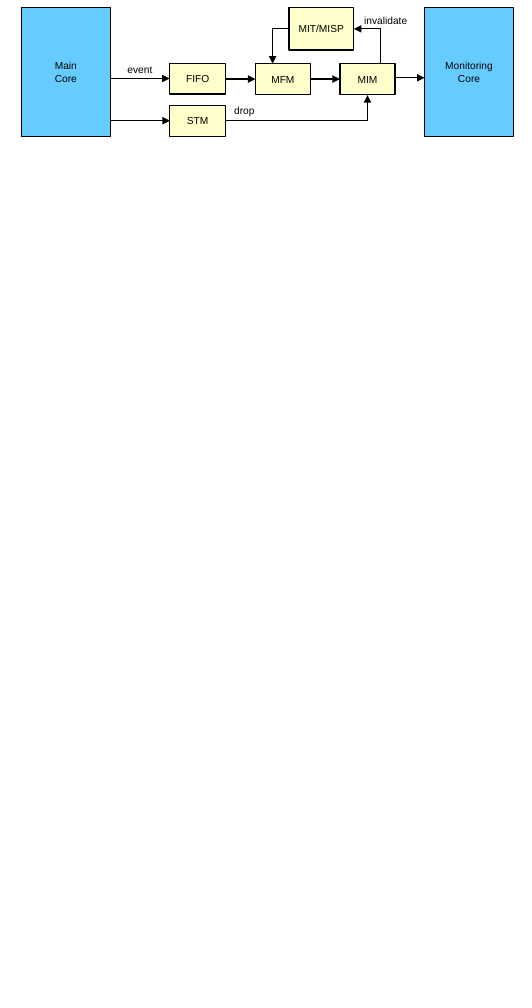
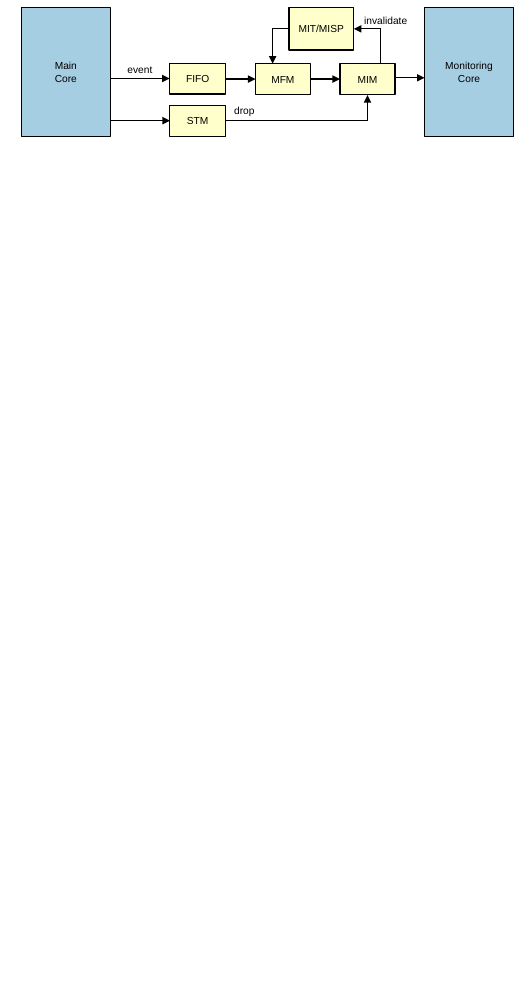
Before and after one commit to dl575/lo_thesis, a slide deck: slide 6 of monitoring_hard_drop/figs_src/diagrams-wide.pptx. Drawn at 532x1008 pixels with LibreOffice and Linux fonts; fonts in the diff are those of the drawing. Boxes give left, top, right and bottom in pixels: in the first picture for what was removed or moved away, otherwise in the second. Text is boxed around its words. In the diff, an @@ line names an element or a change of style, - is before the commit and + after.

Commit message:
[monitoring_hard_drop] Update figure colors to be consistent.

```diff
--- a/monitoring_hard_drop/figs_src/diagrams-wide.pptx
+++ b/monitoring_hard_drop/figs_src/diagrams-wide.pptx
@@ rectangle "Main" at (21,7,110,136): fill #66CCFF to #A6CEE3 @@
@@ rectangle "Monitoring Core" at (425,7,514,136): fill #66CCFF to #A6CEE3 @@
```
Also in this commit, not shown: 2 other slides changed, 5 other files.
